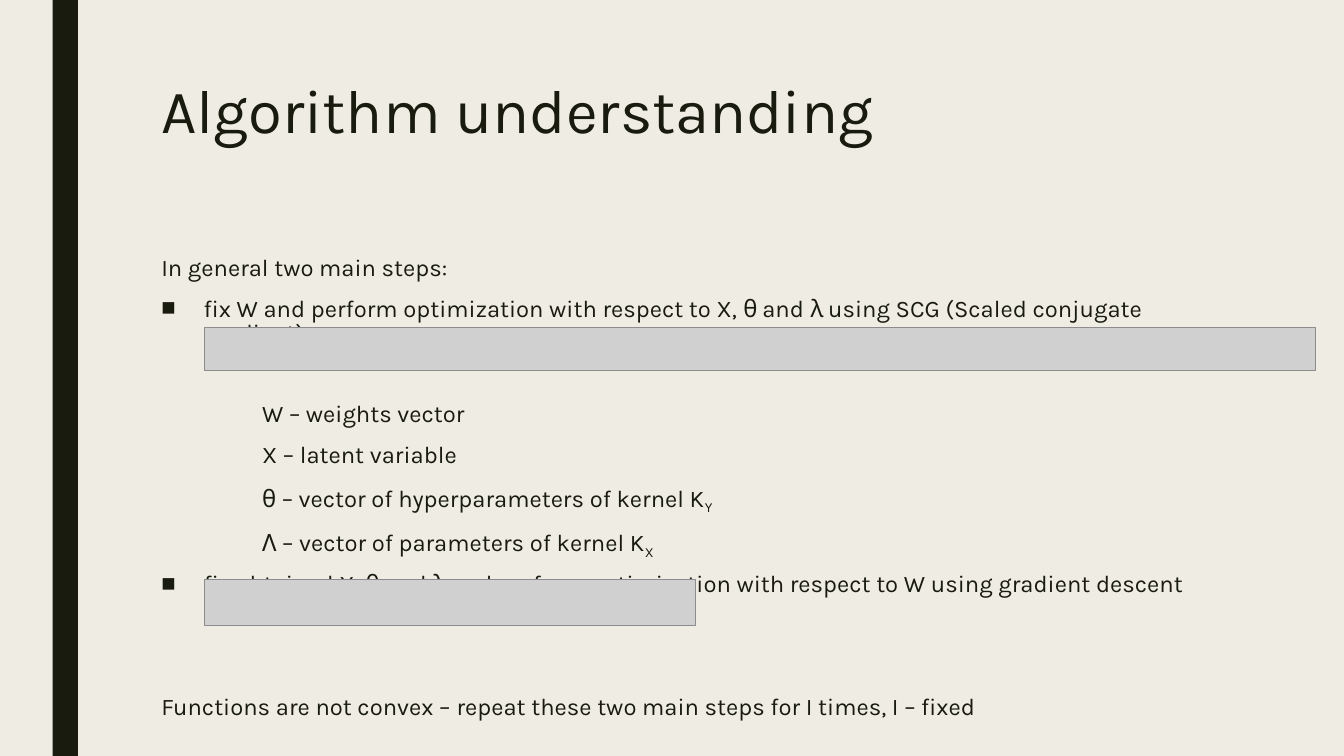
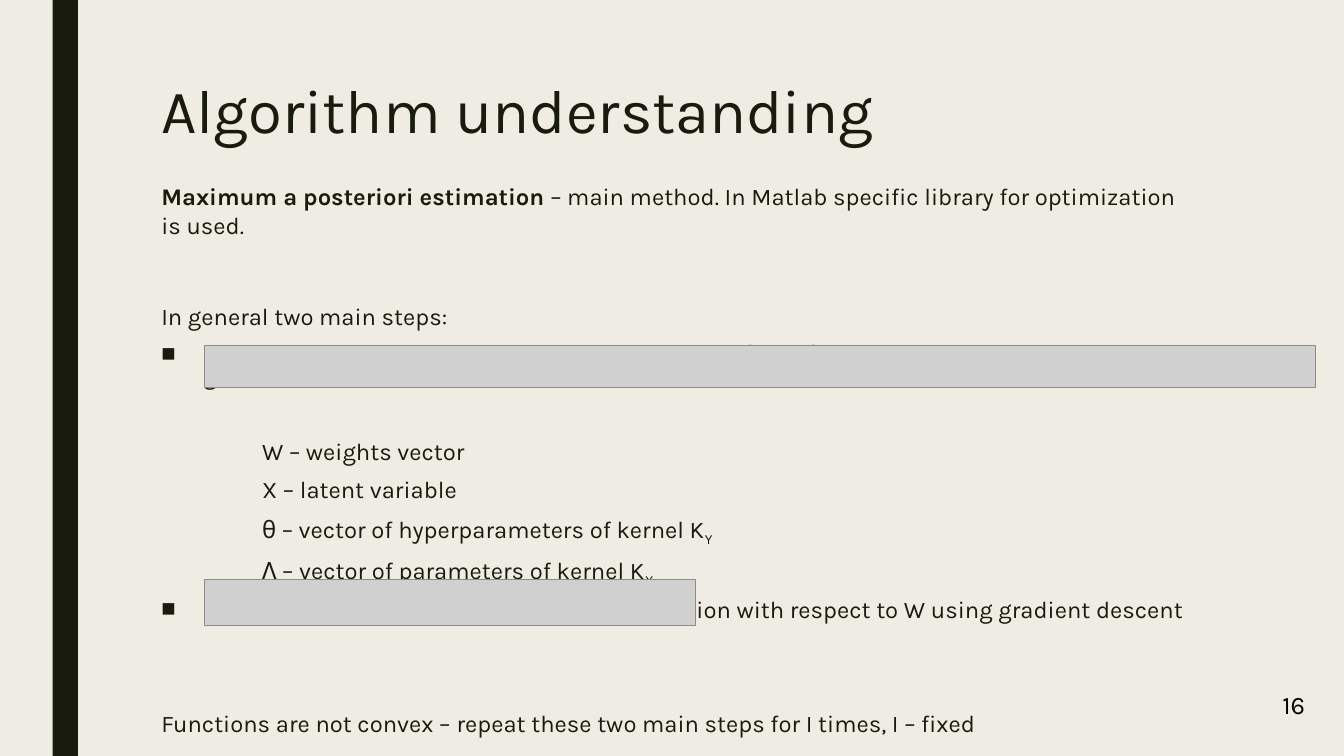
Before and after one commit to koptelovmax/gaussianprocess, a slide deck: slide 44 of presentation.pptx (slide 47 before the commit). Drawn at 1344x756 pixels with LibreOffice and Linux fonts; fonts in the diff are those of the drawing; grey boxes stand for pictures. Boxes give left, top, right and bottom in pixels: in the first picture for what was removed or moved away, otherwise in the second. Text is boxed around its words. In the diff, an @@ line names an element or a change of style, - is before the commit and + after.

```diff
--- a/presentation.pptx
+++ b/presentation.pptx
@@ text "Maximum a posteriori estimation – ...": place and size @@
-text "Maximum a posteriori estimation – ..." at box(161, 259, 1183, 721)
+text "Maximum a posteriori estimation – ..." at box(161, 188, 1183, 738)
@@ text at box(161, 188, 1175, 235): paragraph added @@
+Maximum a posteriori estimation – main method. In Matlab specific library for optimization is used.
@@ text at box(161, 308, 1183, 738): line spacing 0.84 to 1; line spacing 0.84 to 0.74 @@
@@ picture: place and size @@
-picture at box(205, 328, 1317, 370)
+picture at box(205, 345, 1317, 387)
@@ text added at box(1282, 698, 1305, 715), 18 pt, text #000000 @@
+16
```
Also in this commit, not shown: 35 other slides changed, 3 slides added, 9 slides removed, 3 other files.
